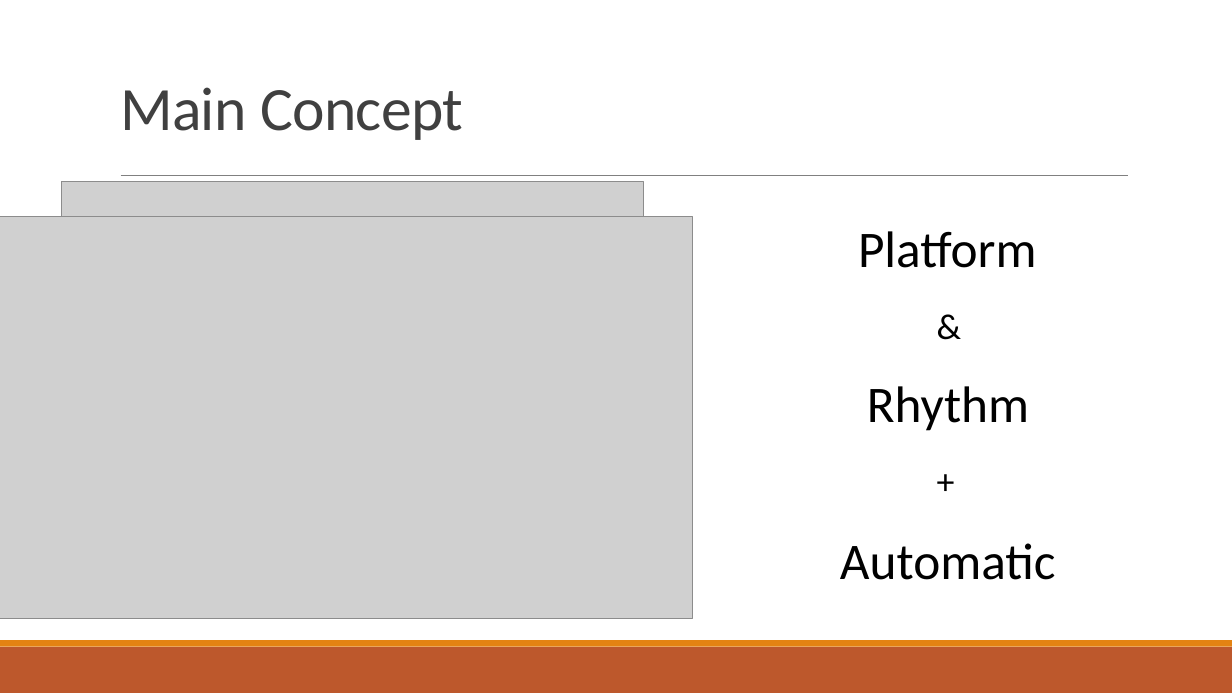
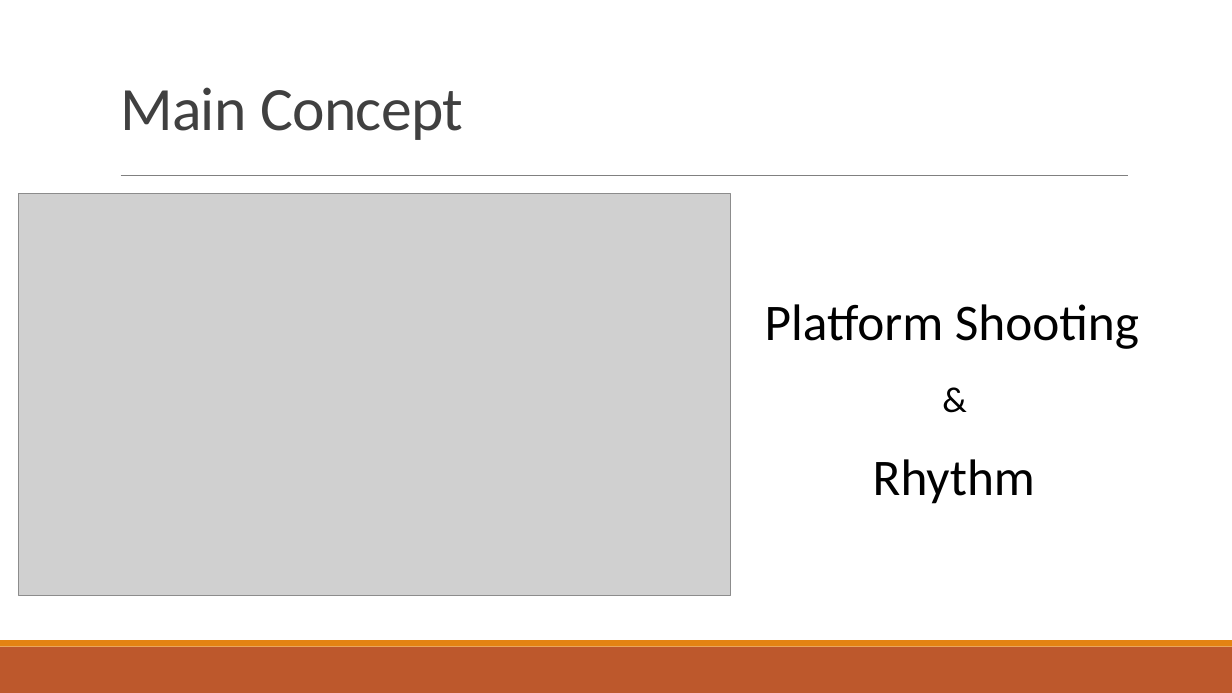
Before and after one commit to SH-Broar/Python---2DGP, a slide deck: slide 2 of Project/제출용/2차 발표.pptx. Drawn at 1232x693 pixels with LibreOffice and Linux fonts; fonts in the diff are those of the drawing; grey boxes stand for pictures. Boxes give left, top, right and bottom in pixels: in the first picture for what was removed or moved away, otherwise in the second. Text is boxed around its words. In the diff, an @@ line names an element or a change of style, - is before the commit and + after.

```diff
--- a/Project/제출용/2차 발표.pptx
+++ b/Project/제출용/2차 발표.pptx
@@ picture resized from (x1=0, y1=217, x2=692, y2=618) to (x1=18, y1=194, x2=731, y2=595) @@
@@ picture removed at (x1=61, y1=181, x2=643, y2=618) @@
@@ text at (x1=765, y1=304, x2=1139, y2=349): text changed @@
-Platform
+Platform Shooting
@@ text "&" moved from (x1=928, y1=299, x2=971, y2=351) to (x1=933, y1=372, x2=977, y2=424) @@
@@ text "Rhythm" moved from (x1=867, y1=386, x2=1029, y2=431) to (x1=873, y1=459, x2=1035, y2=504) @@
@@ text removed at (x1=928, y1=454, x2=965, y2=506) @@
-+
@@ text removed at (x1=840, y1=543, x2=1056, y2=580) @@
-Automatic
```
Also in this commit, not shown: 3 other slides changed, 2 slides added, 4 slides removed, 2 other files.
